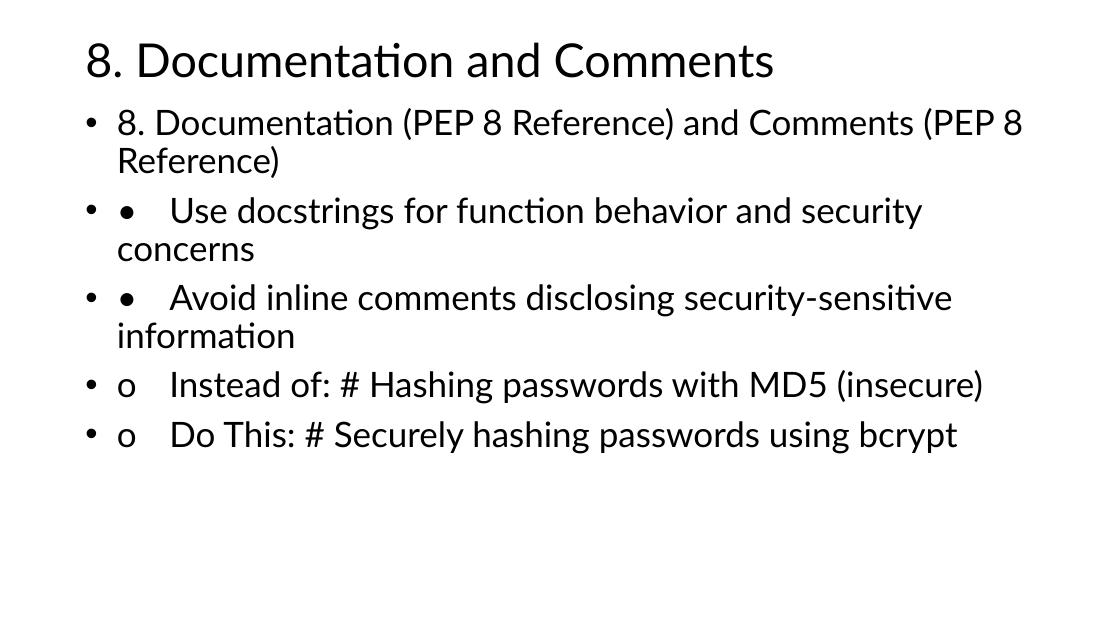
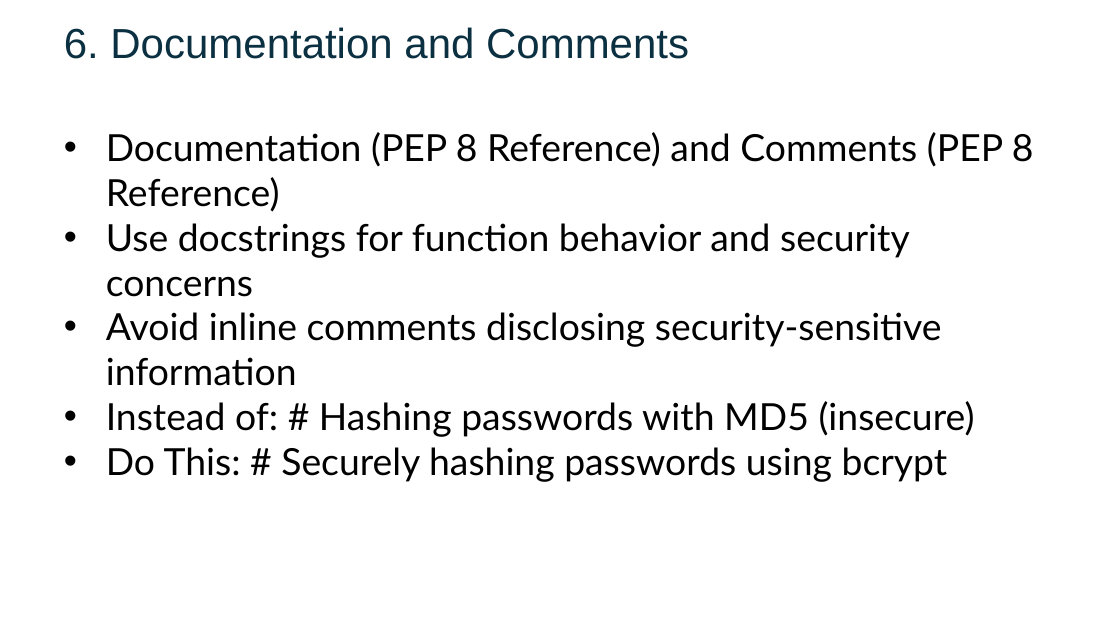
Before and after one commit to FSCJ-FacultyDev/SWC-Columbus-2025, a slide deck: slide 35 of Slides-Day1.pptx (slide 32 before the commit). Drawn at 1120x630 pixels with LibreOffice and Linux fonts; fonts in the diff are those of the drawing; background and template pictures are left out. Boxes give left, top, right and bottom in pixels: in the first picture for what was removed or moved away, otherwise in the second. Text is boxed around its words. In the diff, an @@ line names an element or a change of style, - is before the commit and + after.

```diff
--- a/Slides-Day1.pptx
+++ b/Slides-Day1.pptx
@@ text "6. Documentation and Comments" at box(64, 27, 689, 59): vertical alignment middle to top @@
@@ text at box(64, 27, 689, 59): text changed; size 40 to 36 pt; font Lato to Arial; text colour #000000 to #0B3041 @@
-8. Documentation and Comments
+6. Documentation and Comments
@@ text at box(106, 132, 1034, 482): text changed; size 30 to 32 pt @@
-• 8. Documentation (PEP 8 Reference) and Comments (PEP 8 Reference)
-• • Use docstrings for function behavior and security concerns
-• • Avoid inline comments disclosing security-sensitive information
-• o Instead of: # Hashing passwords with MD5 (insecure)
-• o Do This: # Securely hashing passwords using bcrypt
+• Documentation (PEP 8 Reference) and Comments (PEP 8 Reference)
+• Use docstrings for function behavior and security concerns
+• Avoid inline comments disclosing security-sensitive information
+• Instead of: # Hashing passwords with MD5 (insecure)
+• Do This: # Securely hashing passwords using bcrypt
```
Also in this commit, not shown: 25 other slides changed, 9 slides added, 6 slides removed, 6 other files.
